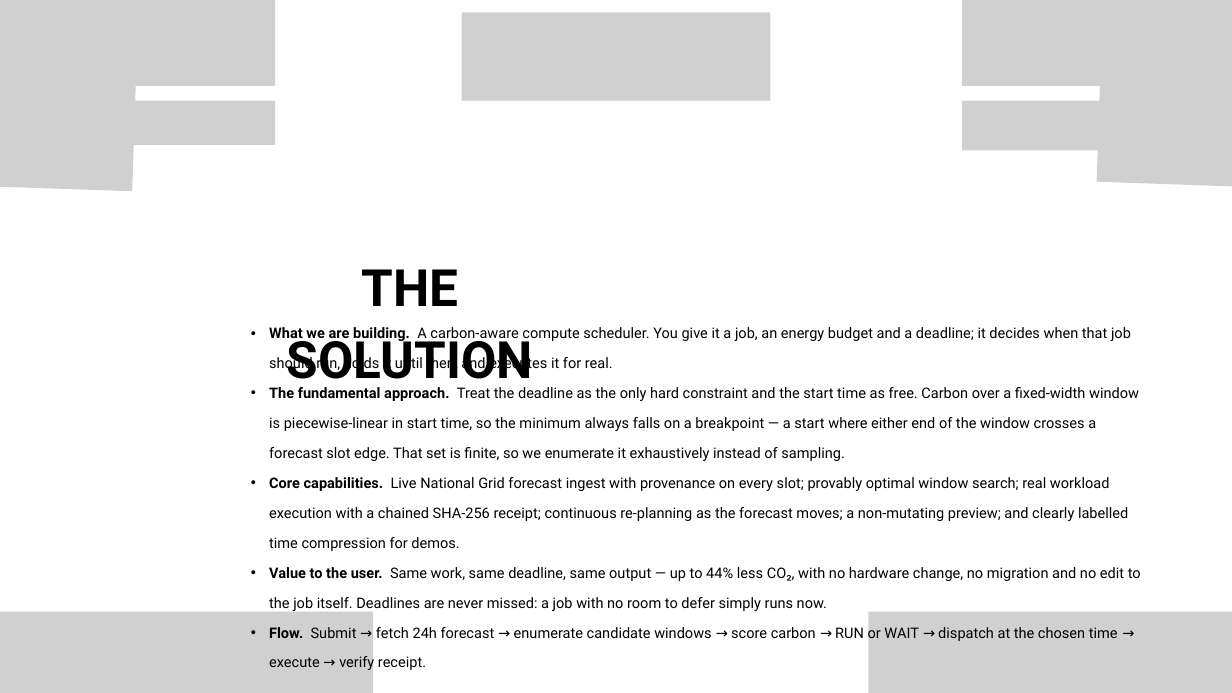
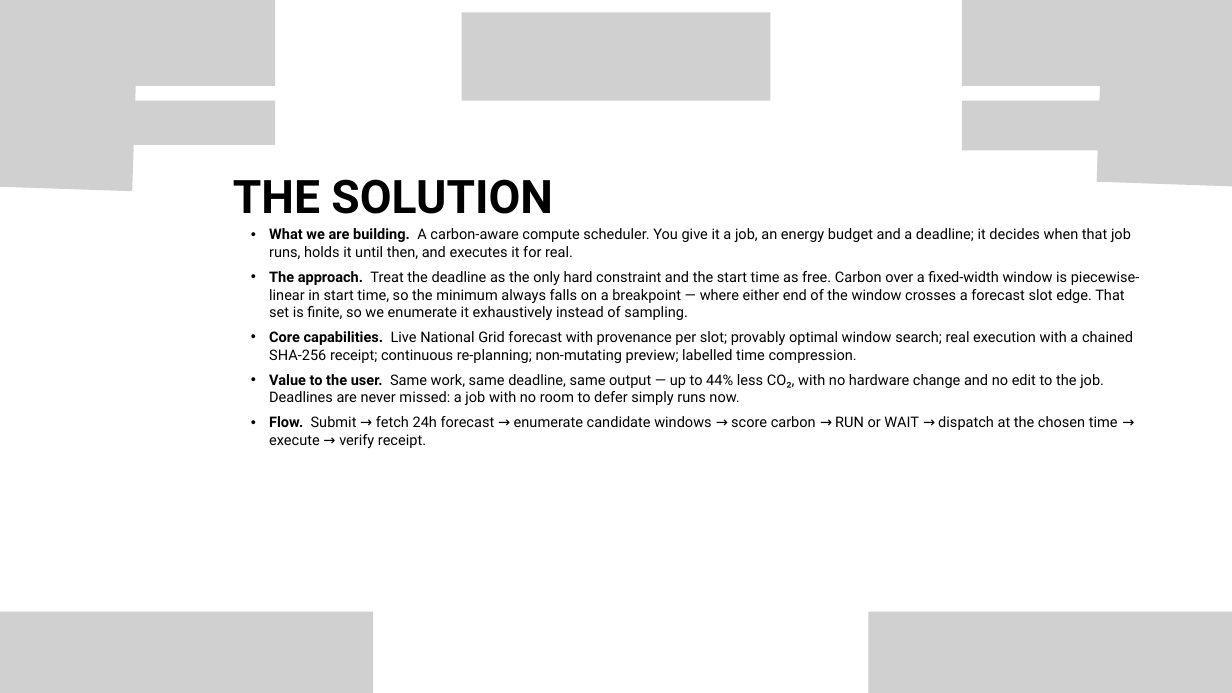
Before and after one commit to hj6403082-glitch/eco-arb, a slide deck: slide 3 of docs/deck/ECO-ARB_VNAK-753_VinHack2026.pptx. Drawn at 1232x693 pixels with LibreOffice and Linux fonts; fonts in the diff are those of the drawing; grey boxes stand for pictures. Boxes give left, top, right and bottom in pixels: in the first picture for what was removed or moved away, otherwise in the second. Text is boxed around its words. In the diff, an @@ line names an element or a change of style, - is before the commit and + after.

```diff
--- a/docs/deck/ECO-ARB_VNAK-753_VinHack2026.pptx
+++ b/docs/deck/ECO-ARB_VNAK-753_VinHack2026.pptx
@@ text "THE SOLUTION": place and size @@
-text "THE SOLUTION" at [287, 269, 533, 390]
+text "THE SOLUTION" at [233, 179, 553, 214]
@@ text "THE SOLUTION" at [233, 179, 553, 214]: size 60 to 54 pt; alignment centre to left @@
@@ text "What we are building. A ...": place and size @@
-text "What we are building. A ..." at [269, 327, 1141, 672]
+text "What we are building. A ..." at [269, 228, 1140, 448]
@@ text at [269, 228, 1140, 405]: text changed @@
-  • What we are building. A carbon-aware compute scheduler. You give it a job, an energy budget and a deadline; it decides when that job should run, holds it until then, and executes it for real.
-  • The fundamental approach. Treat the deadline as the only hard constraint and the start time as free. Carbon over a fixed-width window is piecewise-linear in start time, so the minimum always falls on a breakpoint — a start where either end of the window crosses a forecast slot edge. That set is finite, so we enumerate it exhaustively instead of sampling.
-  • Core capabilities. Live National Grid forecast ingest with provenance on every slot; provably optimal window search; real workload execution with a chained SHA-256 receipt; continuous re-planning as the forecast moves; a non-mutating preview; and clearly labelled time compression for demos.
-  • Value to the user. Same work, same deadline, same output — up to 44% less CO₂, with no hardware change, no migration and no edit to the job itself. Deadlines are never missed: a job with no room to defer simply runs now.
+  • What we are building. A carbon-aware compute scheduler. You give it a job, an energy budget and a deadline; it decides when that job runs, holds it until then, and executes it for real.
+  • The approach. Treat the deadline as the only hard constraint and the start time as free. Carbon over a fixed-width window is piecewise-linear in start time, so the minimum always falls on a breakpoint — where either end of the window crosses a forecast slot edge. That set is finite, so we enumerate it exhaustively instead of sampling.
+  • Core capabilities. Live National Grid forecast with provenance per slot; provably optimal window search; real execution with a chained SHA-256 receipt; continuous re-planning; non-mutating preview; labelled time compression.
+  • Value to the user. Same work, same deadline, same output — up to 44% less CO₂, with no hardware change and no edit to the job. Deadlines are never missed: a job with no room to defer simply runs now.
@@ text at [269, 416, 1118, 448]: line spacing 35pt to 1; more space between paragraphs @@
```
Also in this commit, not shown: 5 other slides changed.
